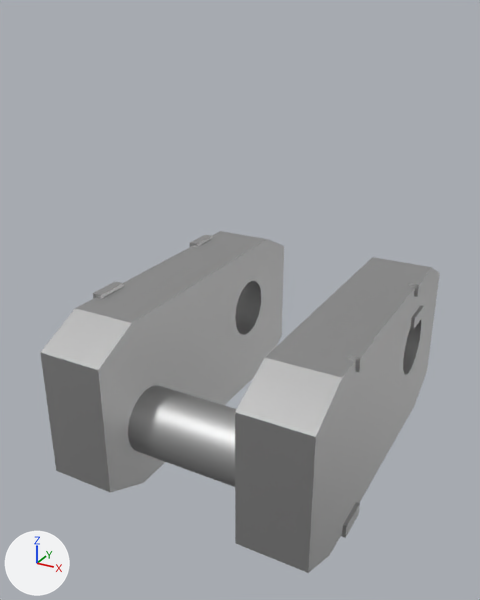
The FBX model Assets/Environment/Meshes/detail.fbx, before and after one commit.
Before and after are seen from a 50 mm lens placed at (0.806, -1.627, 1.267), pointed at (-0.048, -0.073, 0.49). The axes (+X, +Y, +Z) are drawn at lower left. The lights are the same throughout. Where no turn or scale is listed for an object, it has been applied to the vertices.

Script lines for the objects in view, before the commit:
```python
me_polysurface8_001 = bpy.data.meshes.new('polySurface8.001')
me_polysurface8_001.from_pydata(...)  # 50 vertices, 25 faces; spans x -0.257..0.217, y -0.444..-0.251, z 0.1..0.294
me_polysurface8_001.materials.append(mat_t_detail)  # grey #bcbcbc
me_polysurface8_002 = bpy.data.meshes.new('polySurface8.002')
me_polysurface8_002.from_pydata(...)  # 196 vertices, 246 faces; spans x -0.397..0.397, y -0.535..0.535, z -0.009..0.527
me_polysurface8_002.materials.append(mat_t_detail)  # grey #bcbcbc
ob_polysurface8 = bpy.data.objects.new('polySurface8', me_polysurface8_002)
ob_polysurface8.location = (0.0, 0.0, 0.0)
ob_polysurface8_001 = bpy.data.objects.new('polySurface8.001', me_polysurface8_001)
ob_polysurface8_001.location = (0.0, 0.0, 0.0)
```
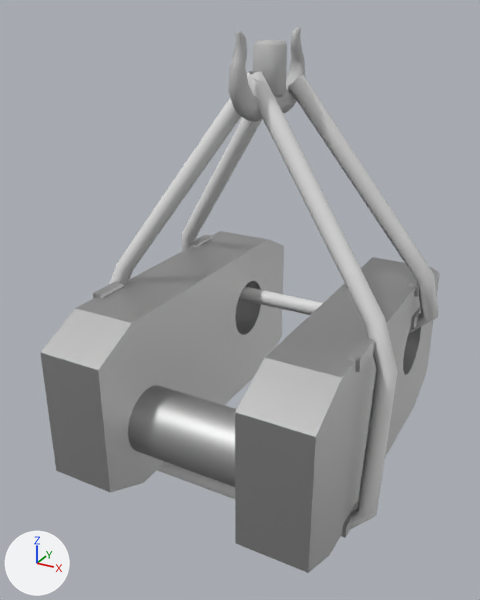
Changed parts and their boxes (x1, y1, x2, y2) in the pictures (480 x 600 px):
'Cylinder.006', added
    after: (110, 71, 398, 530)
'Cylinder.001', added
    after: (182, 75, 439, 333)
'hook_02.002', added
    after: (228, 27, 305, 122)
'hook_02.001', added
    after: (253, 40, 287, 97)

Edits to the bpy script that builds the scene:
```text
Add mat_m_hook:
    mat_m_hook = principled_material('M_Hook')
    mat_m_hook.base_color = (0.5, 0.5, 0.5)  # grey #bcbcbc
    mat_m_hook.roughness = 0.553
Add mat_material:
    mat_material = principled_material('Material')
    mat_material.base_color = (0.8, 0.8, 0.8)  # white #e7e7e7
Add me_hook_002:
    me_hook_002.from_pydata(...)  # 387 vertices, 400 faces; spans x -0.033..0.033, y -0.197..0.197, z 1.001..1.219
    me_hook_002.materials.append(mat_m_hook)  # its picture is missing
Add me_cylinder_003:
    me_cylinder_003.from_pydata(...)  # 176 vertices, 160 faces; spans x -0.456..0.456, y 0.065..0.284, z 0.328..1.104
    me_cylinder_003.materials.append(mat_material)  # its picture is missing
Add me_hook_003:
    me_hook_003.from_pydata(...)  # 32 vertices, 26 faces; spans x -0.0453..0.0453, y -0.0453..0.0453, z -0.0679..0.0679
    me_hook_003.materials.append(mat_m_hook)  # its picture is missing
Add me_cylinder_002:
    me_cylinder_002.from_pydata(...)  # 224 vertices, 208 faces; spans x -0.456..0.456, y -0.285..-0.059, z -0.054..1.123
    me_cylinder_002.materials.append(mat_material)  # its picture is missing
Add ob_hook_02_002:
    ob_hook_02_002 = bpy.data.objects.new('hook_02.002', me_hook_002)
    ob_hook_02_002.location = (0.0, 0.0, 0.0)
Add ob_cylinder_001:
    ob_cylinder_001 = bpy.data.objects.new('Cylinder.001', me_cylinder_003)
    ob_cylinder_001.location = (0.0, 0.0, 0.0)
Add ob_hook_02_001:
    ob_hook_02_001 = bpy.data.objects.new('hook_02.001', me_hook_003)
    ob_hook_02_001.location = (0.0, 0.0, 1.124)
Add ob_cylinder_006:
    ob_cylinder_006 = bpy.data.objects.new('Cylinder.006', me_cylinder_002)
    ob_cylinder_006.location = (0.0, 0.0, 0.0)
```
